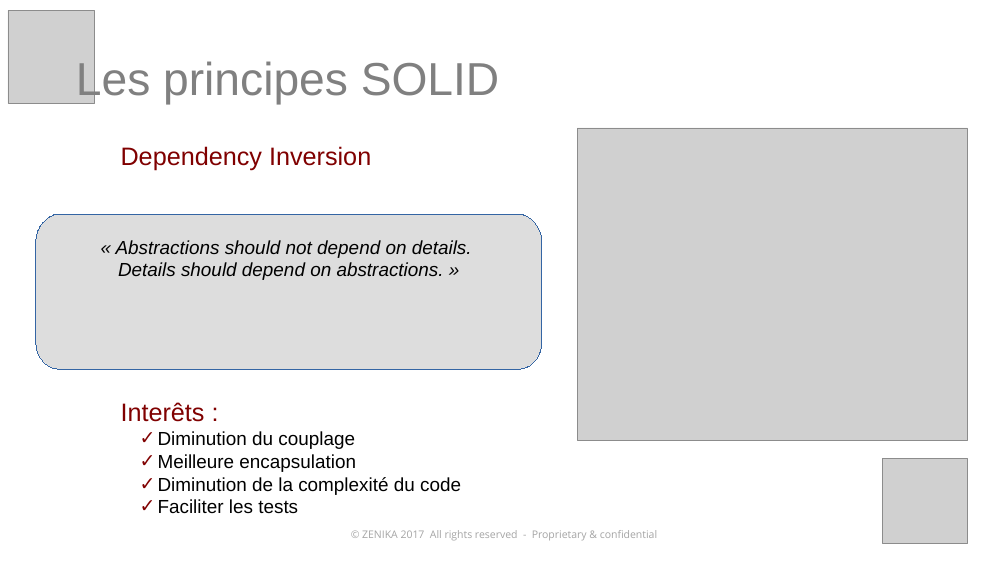
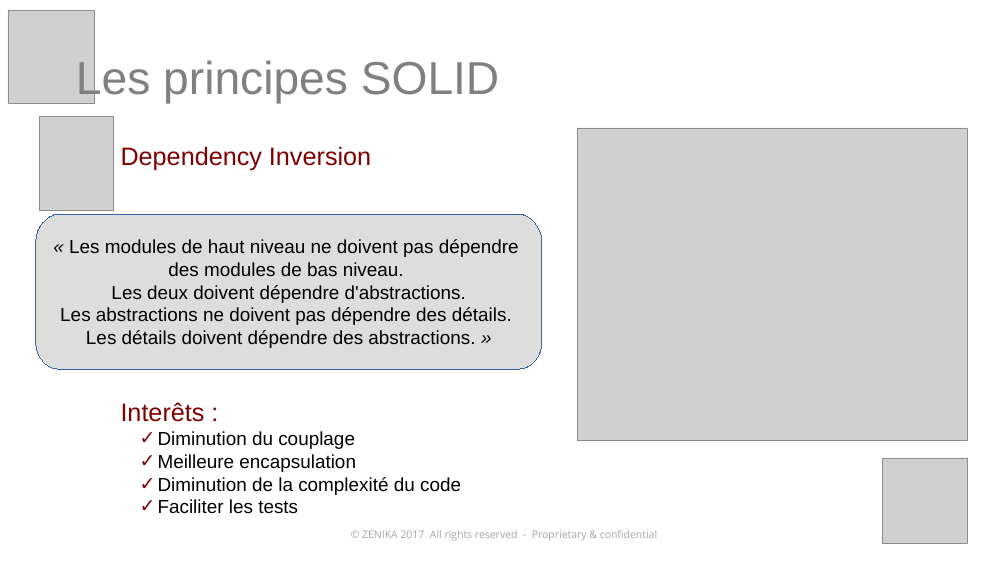
Before and after one commit to kronann/solid-dinosaur, a slide deck: slide 14 of solid-workshop.pptx (slide 13 before the commit). Drawn at 1008x567 pixels with LibreOffice and Linux fonts; fonts in the diff are those of the drawing; grey boxes stand for pictures. Boxes give left, top, right and bottom in pixels: in the first picture for what was removed or moved away, otherwise in the second. Text is boxed around its words. In the diff, an @@ line names an element or a change of style, - is before the commit and + after.

Commit message:
fin du ppt

```diff
--- a/solid-workshop.pptx
+++ b/solid-workshop.pptx
@@ picture added at [39,117,113,211] @@
@@ text in freeform shape at [60,239,519,348]: text changed; italic off @@
-« Abstractions should not depend on details.
-Details should depend on abstractions. »
+« Les modules de haut niveau ne doivent pas dépendre
+des modules de bas niveau.
+Les deux doivent dépendre d'abstractions.
+Les abstractions ne doivent pas dépendre des détails.
+Les détails doivent dépendre des abstractions. »
```
Also in this commit, not shown: 10 other slides changed, 5 slides added, 3 slides removed.
